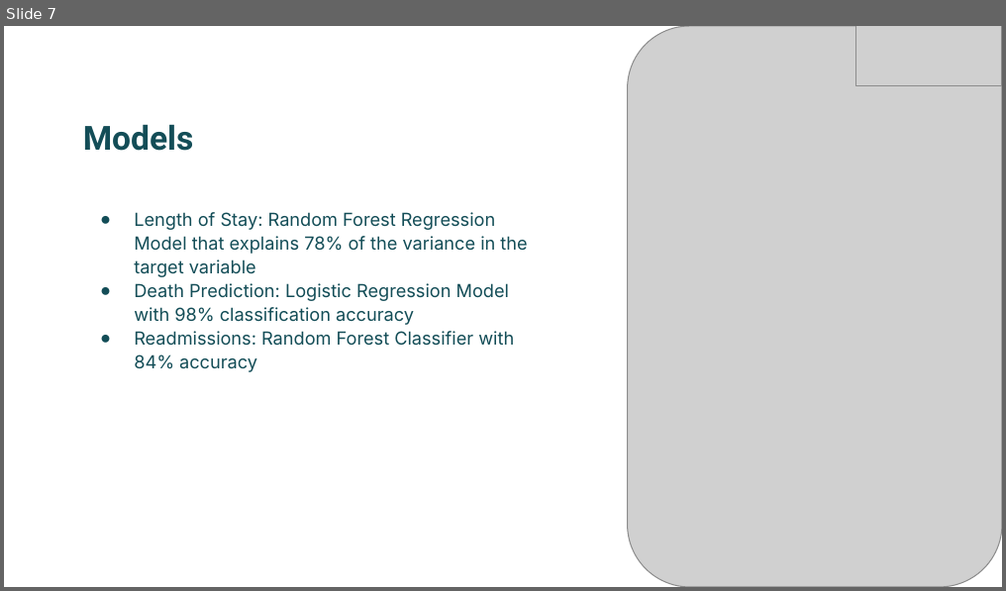
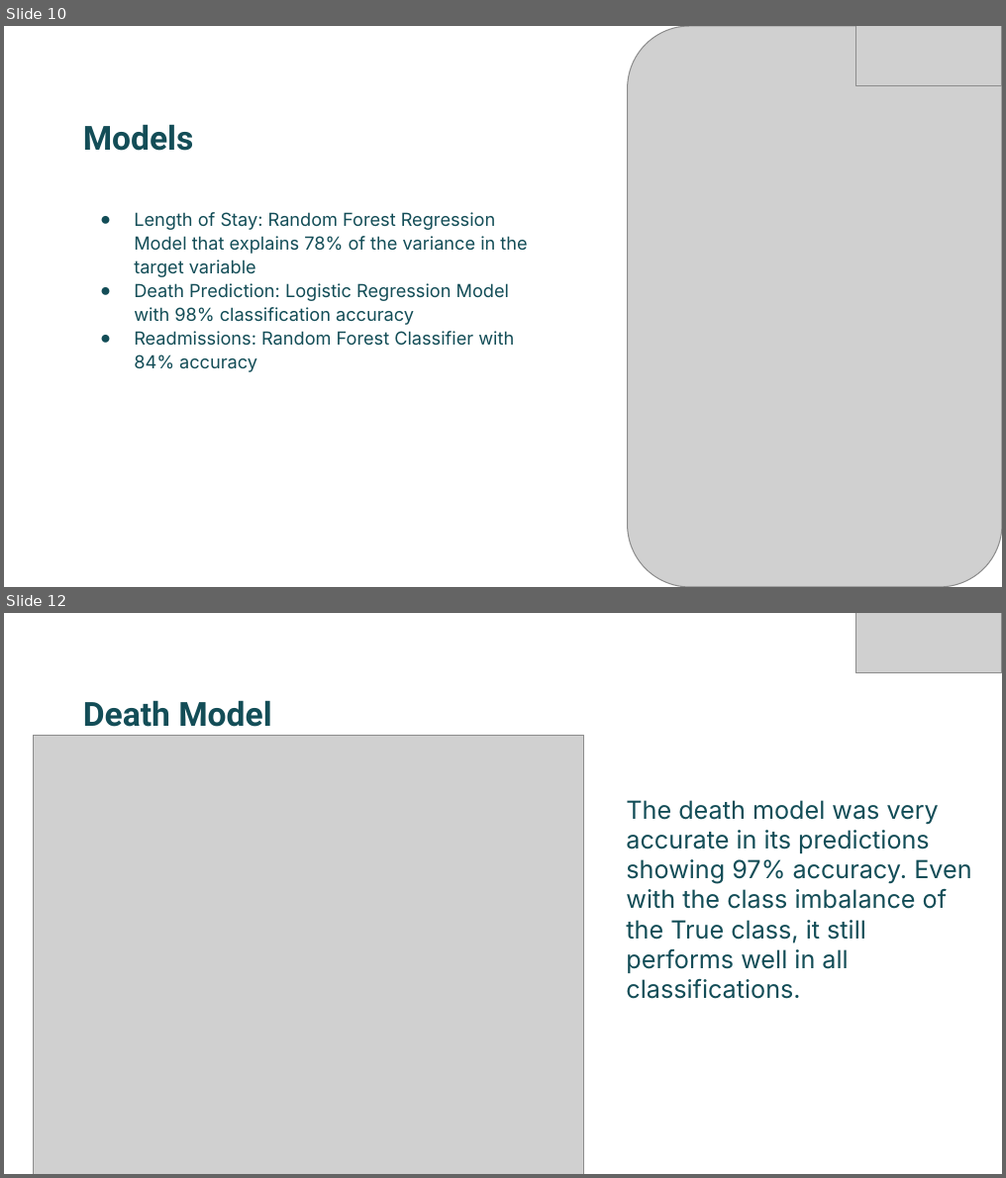
Before and after one commit to bizzfuzz/CHOP-comprehensive-hospital-outcome-prediction-system, a slide deck: CHOP.pptx. Shown one above the other, each under a label of ours: slide 7 before the commit, slides 10 and 12 after it; the slides between them are not shown. The pictures are 1006x591 and 1006x1178 pixels, drawn with LibreOffice and Linux fonts; fonts in the diff are those of the drawing; grey boxes stand for pictures. Boxes give left, top, right and bottom in pixels: in the first picture for what was removed or moved away, otherwise in the second. Text is boxed around its words. In the diff, an @@ line names an element or a change of style, - is before the commit and + after.

```diff
--- a/CHOP.pptx
+++ b/CHOP.pptx
@@ slide 12 added at bbox=[4, 613, 1002, 1174], background #FFFFFF @@
@@ picture added at bbox=[855, 613, 1002, 672] @@
@@ title added at bbox=[83, 700, 271, 727], 24 pt, text #134D57, bold @@
+Death Model
@@ picture added at bbox=[33, 735, 584, 1174] @@
@@ text added at bbox=[626, 800, 971, 999], 18 pt, text #134D57 @@
+The death model was very accurate in its predictions showing 97% accuracy. Even with the class imbalance of the True class, it still performs well in all classifications.
@@ what was slide 7 is now slide 10 @@
```
Also in this commit, not shown: 5 slides changed, 4 other slides added.
